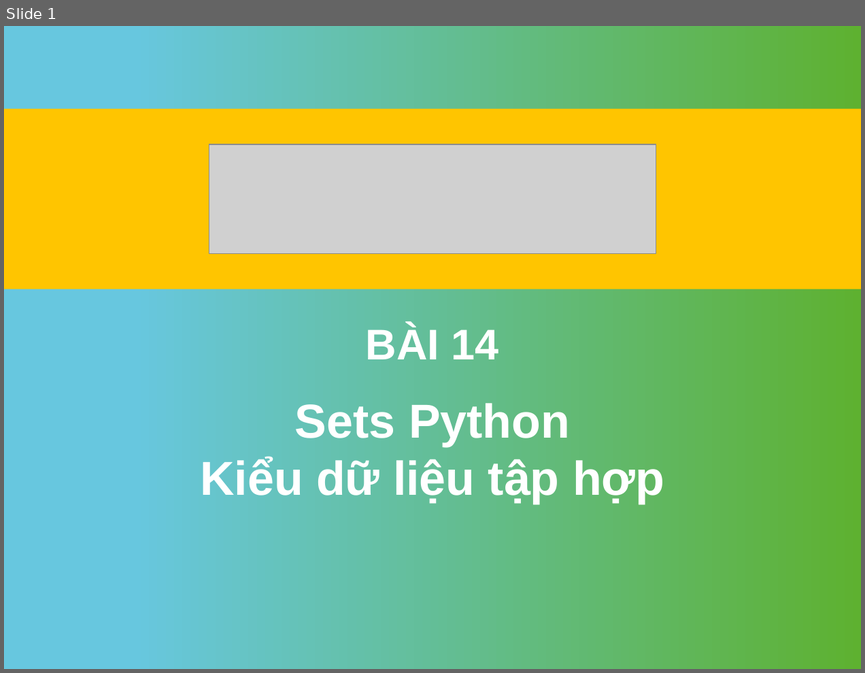
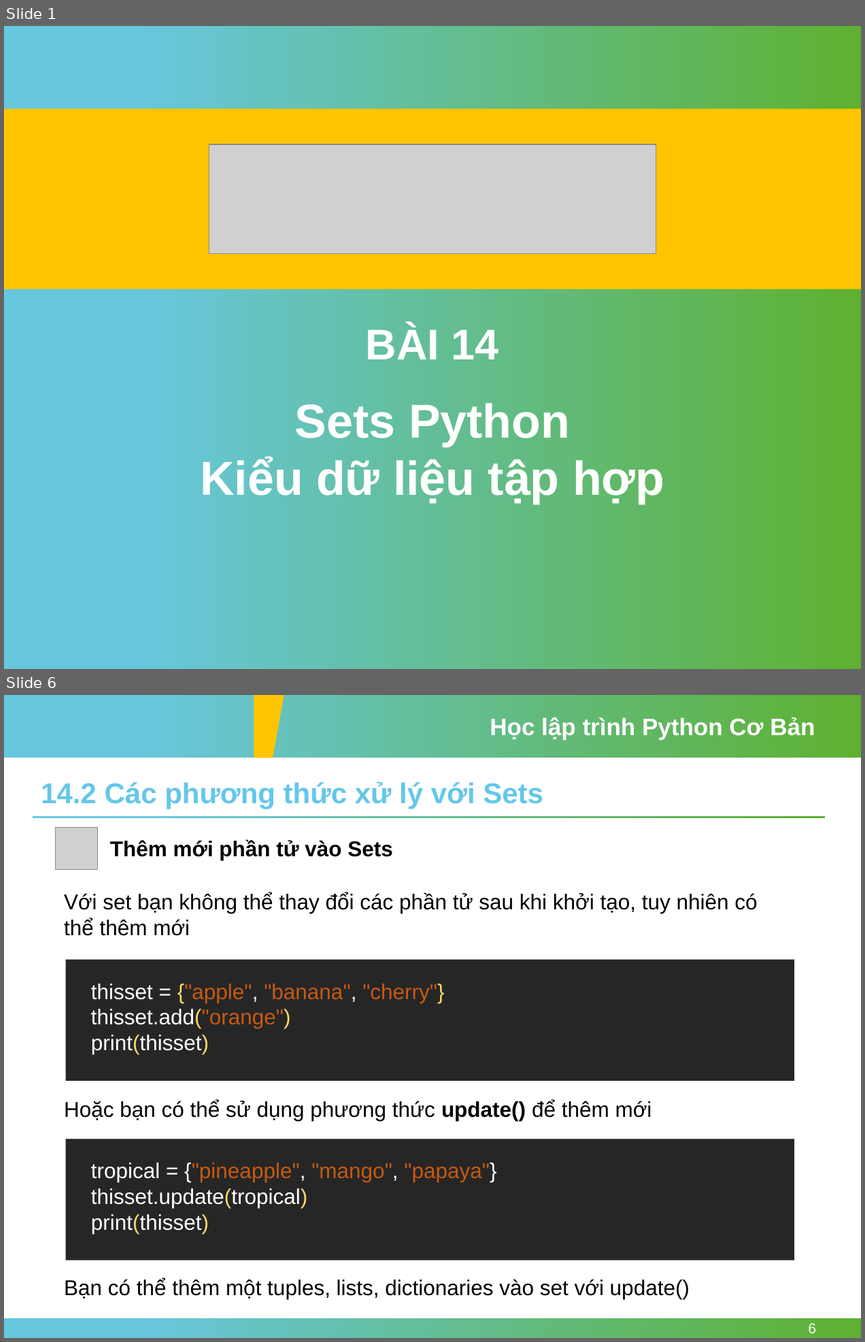
Before and after one commit to nhannn87dn/Learn-Python-Basic, a slide deck: Session-14-Sets/Session-14-Sets-Python.pptx. Shown one above the other, each under a label of ours: slide 1 before the commit, slides 1 and 6 after it; the slides between them are not shown. The pictures are 865x673 and 865x1342 pixels, drawn with LibreOffice and Linux fonts; fonts in the diff are those of the drawing; grey boxes stand for pictures; background and template pictures are left out. Boxes give left, top, right and bottom in pixels: in the first picture for what was removed or moved away, otherwise in the second. Text is boxed around its words. In the diff, an @@ line names an element or a change of style, - is before the commit and + after.

```diff
--- a/Session-14-Sets/Session-14-Sets-Python.pptx
+++ b/Session-14-Sets/Session-14-Sets-Python.pptx
@@ slide 6 added at [4,695,861,1338], background #FFFFFF @@
@@ rectangle added at [4,695,861,758], fill gradient #67C7DF to #5EB130 @@
@@ freeform shape added at [254,695,284,758], fill #FFC500 @@
@@ text added at [490,717,815,740], 20 pt, text #FFFFFF, bold @@
+Học lập trình Python Cơ Bản
@@ text added at [41,781,543,809], 24 pt, text #64C7E9, bold @@
+14.2 Các phương thức xử lý với Sets
@@ rectangle added at [33,816,825,818], fill gradient #67C7DF to #5EB130 @@
@@ picture added at [56,827,97,869] @@
@@ text added at [110,839,392,860], 18 pt, text #000000, bold @@
+Thêm mới phần tử vào Sets
@@ text added at [64,892,757,936], 18 pt, text #000000 @@
+Với set bạn không thể thay đổi các phần tử sau khi khởi tạo, tuy nhiên có thể thêm mới
@@ rectangle added at [66,959,794,1080], fill #262626 @@
@@ text added at [91,983,444,1054], 18 pt, text #FFFFFF @@
+thisset = {"apple", "banana", "cherry"}
+thisset.add("orange")
+print(thisset)
@@ text added at [64,1100,652,1121], 18 pt, text #000000 @@
+Hoặc bạn có thể sử dụng phương thức update() để thêm mới
@@ rectangle added at [66,1139,794,1259], fill #262626 @@
@@ text added at [91,1162,496,1234], 18 pt, text #FFFFFF @@
+tropical = {"pineapple", "mango", "papaya"}
+thisset.update(tropical)
+print(thisset)
@@ text added at [64,1278,689,1299], 18 pt, text #000000 @@
+Bạn có thể thêm một tuples, lists, dictionaries vào set với update()
@@ rectangle added at [4,1318,861,1338], fill gradient #67C7DF to #5EB130 @@
@@ page number added at [808,1323,816,1333], 12 pt, text #FFFFFF @@
+6
```
Also in this commit, not shown: 3 slides changed, 6 other slides added, 17 slides removed, 11 other files.
